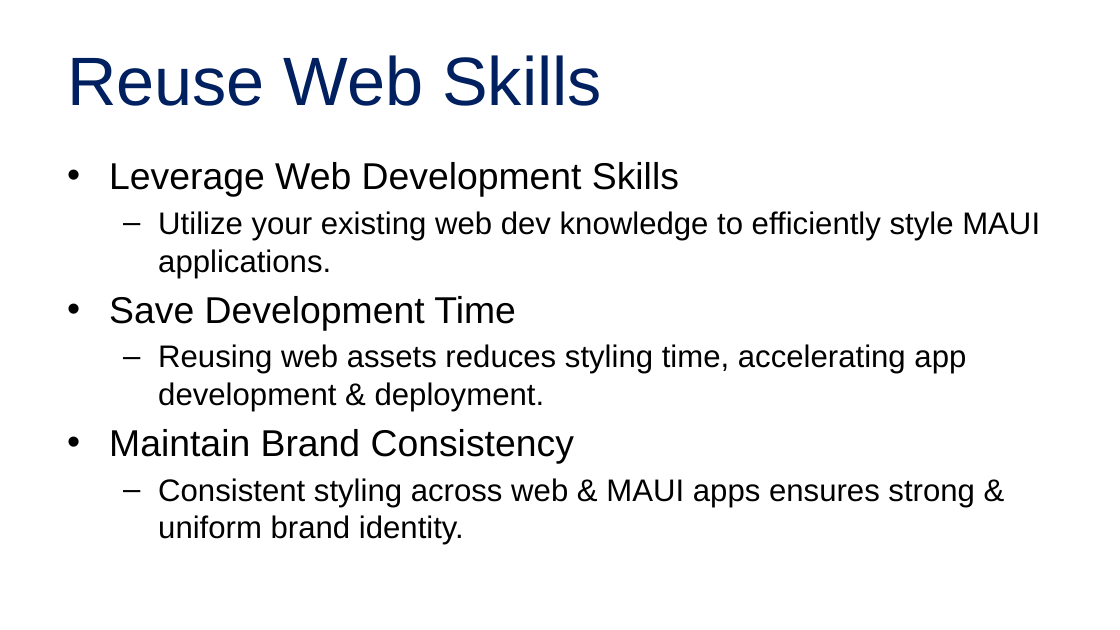
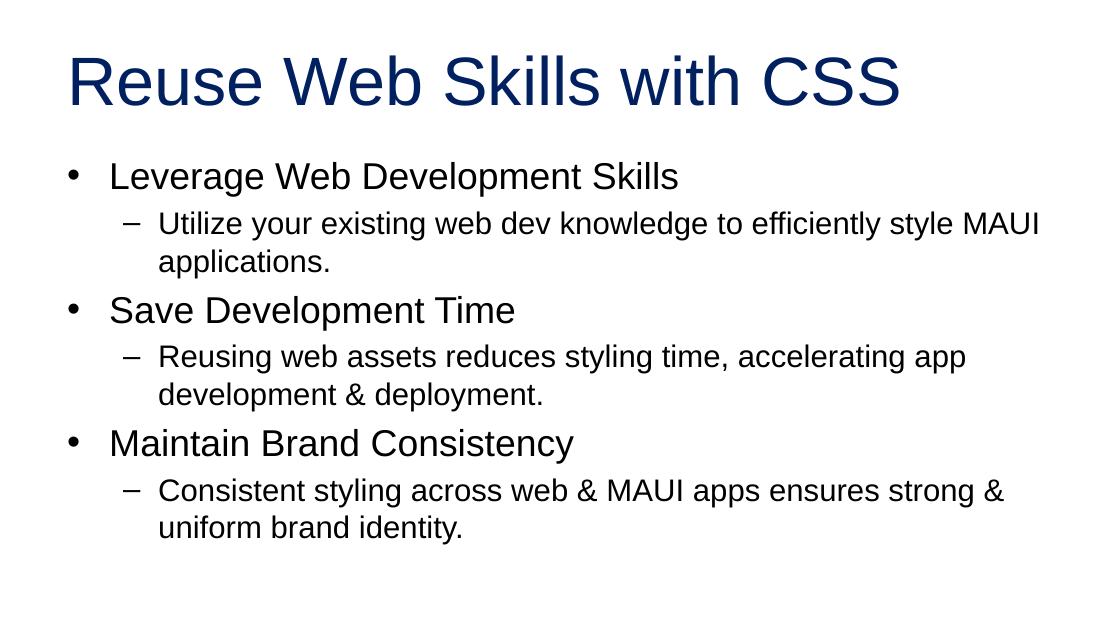
Before and after one commit to alvinashcraft/speaking, a slide deck: slide 17 of 2025/1116_VSLiveOrlando/Maui Toolkit/Create Multi-Platform Apps with .NET.pptx (slide 27 before the commit). Drawn at 1120x630 pixels with LibreOffice and Linux fonts; fonts in the diff are those of the drawing; background and template pictures are left out. Boxes give left, top, right and bottom in pixels: in the first picture for what was removed or moved away, otherwise in the second. Text is boxed around its words. In the diff, an @@ line names an element or a change of style, - is before the commit and + after.

```diff
--- a/2025/1116_VSLiveOrlando/Maui Toolkit/Create Multi-Platform Apps with .NET.pptx
+++ b/2025/1116_VSLiveOrlando/Maui Toolkit/Create Multi-Platform Apps with .NET.pptx
@@ title at [67,55,902,106]: text changed @@
-Reuse Web Skills
+Reuse Web Skills with CSS
```
Also in this commit, not shown: 9 other slides changed, 12 slides removed.
